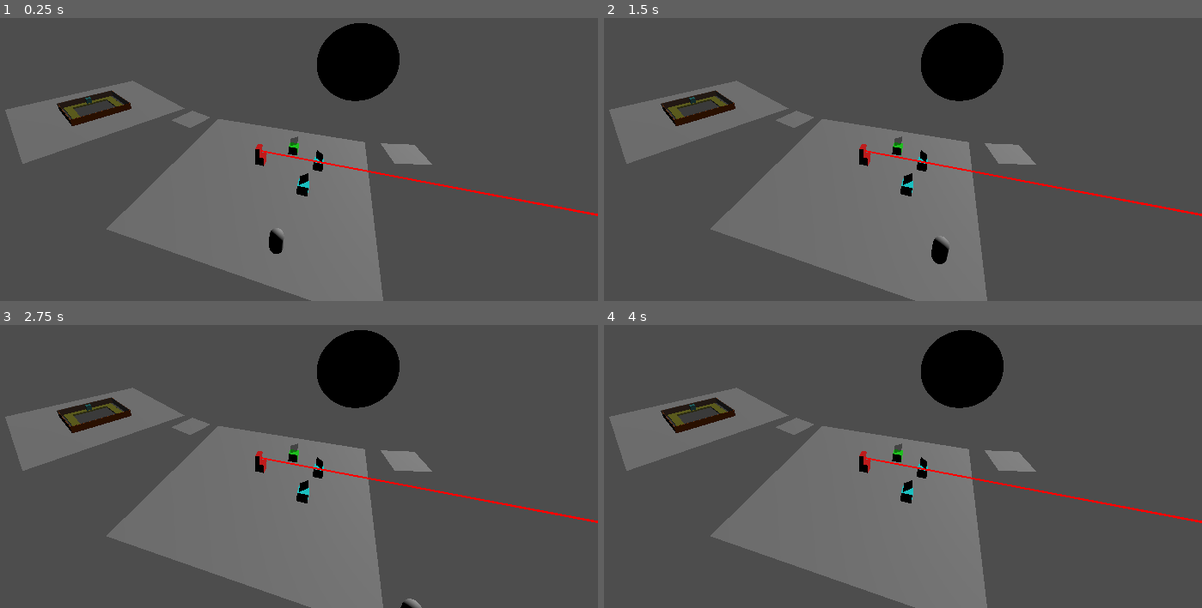
Above: before the commit, frames 1-4 (two rows, left to right).
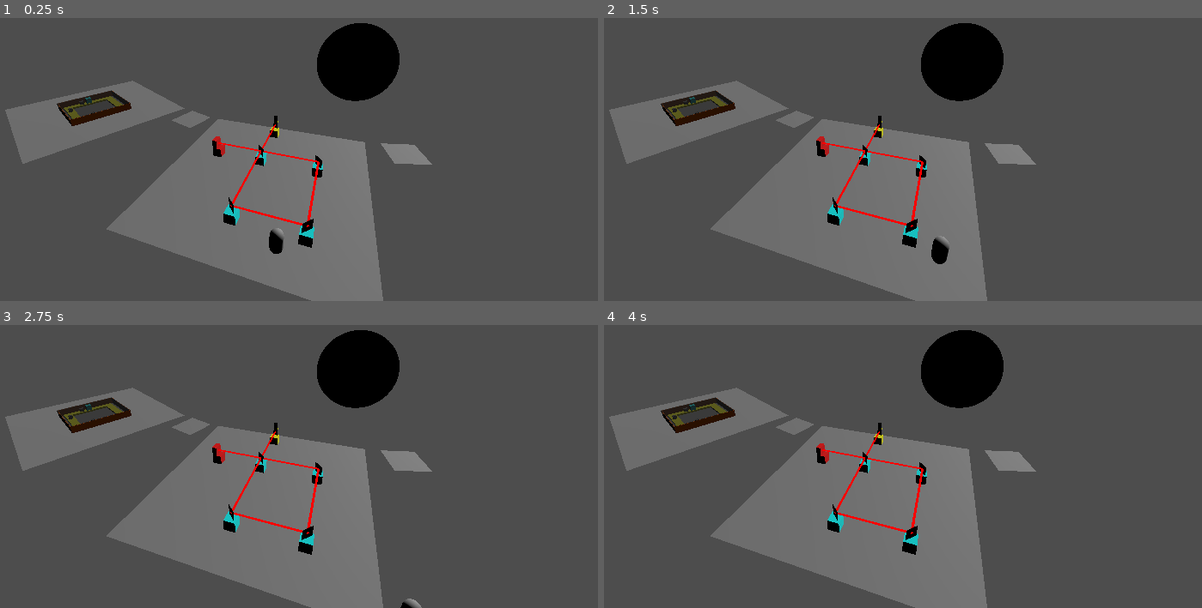
Above: after the commit, the same moments.

Repository: GreggSchaffter/gwj69project
Game: Godot game, scene res://scenes/game_world.tscn
Two runs of this game, one before a commit and one after it. Both use one fixed random seed, a clock stepped at 60 frames per second and the inputs below.
Inputs:
- Up to frame 1 (0.25 s): no input
- Up to frame 2 (1.5 s): hold D (right) 0.53-1.28 s; hold E (interact) 0.53-1.28 s; tap Space (jump) at 0.77 s; hold S (down) from 1.28 s (still down); tap E (interact) at 1.35 s
- Up to frame 3 (2.75 s): tap Space (jump) at 1.52 s; release S (down) at 2.03 s; hold D (right) from 2.03 s (still down); hold E (interact) from 2.03 s (still down)
- Up to frame 4 (4 s): release D (right) at 2.78 s; release E (interact) at 2.78 s; hold W (up) 2.78-3.53 s; tap E (interact) at 2.85 s; tap Space (jump) at 3.02, 3.77 s; hold A (left) from 3.53 s (still down); hold E (interact) from 3.53 s (still down)

The runs differ from the first frame. In frame 1, 1.6% of the frame differs, in the area x 11-100%, y 29-82%; in frame 2, 1.6%; in frame 3, 1.6%; in frame 4, 1.6%.

Commit message:
Added rubble

Diff:
--- a/puzzles/laser puzzle/laser_room.tscn
+++ b/puzzles/laser puzzle/laser_room.tscn
@@ -3,7 +3,7 @@
 [ext_resource type="Script" path="res://scripts/CameraActivator.gd" id="1_1x0yd"]
 [ext_resource type="PackedScene" uid="uid://cqn50q2w5e3dg" path="res://puzzles/laser puzzle/objects/two_sided_mirror.tscn" id="2_t8dlx"]
 [ext_resource type="PackedScene" uid="uid://1ciovxvkhwjq" path="res://puzzles/laser puzzle/objects/laser_emitter.tscn" id="3_q0jic"]
-[ext_resource type="PackedScene" uid="uid://l03o0cg68xdw" path="res://puzzles/laser puzzle/objects/transparent_mirror.tscn" id="6_pto6v"]
+[ext_resource type="PackedScene" uid="uid://dmmff1wjutekn" path="res://puzzles/laser puzzle/objects/laser_catcher.tscn" id="3_vm3rs"]
 
 [sub_resource type="BoxShape3D" id="BoxShape3D_373ce"]
 size = Vector3(20, 0, 20)
@@ -39,16 +39,22 @@
 
 [node name="Blocks" type="Node3D" parent="."]
 
-[node name="TransparentMirror" parent="Blocks" instance=ExtResource("6_pto6v")]
-transform = Transform3D(1, 0, 0, 0, 1, 0, 0, 0, 1, 5, 0, 2)
+[node name="LaserEmitter" parent="Blocks" instance=ExtResource("3_q0jic")]
+transform = Transform3D(1, 0, 0, 0, 1, 0, 0, 0, 1, 2, 0, -6)
 
-[node name="LaserEmitter" parent="Blocks" instance=ExtResource("3_q0jic")]
-transform = Transform3D(1, 0, 0, 0, 1, 0, 0, 0, 1, 2, 0, -1)
+[node name="LaserCatcher" parent="Blocks/LaserEmitter" instance=ExtResource("3_vm3rs")]
+transform = Transform3D(-4.37114e-08, 0, -1, 0, 1, 0, 1, 0, -4.37114e-08, 6, 0, 5)
 
 [node name="TwoSidedMirror" parent="Blocks" instance=ExtResource("2_t8dlx")]
-transform = Transform3D(1, 0, 0, 0, 1, 0, 0, 0, 1, -1, 0, 4)
+transform = Transform3D(1, 0, 0, 0, 1, 0, 0, 0, 1, -6, 0, 5)
 
 [node name="TwoSidedMirror2" parent="Blocks" instance=ExtResource("2_t8dlx")]
-transform = Transform3D(-4.37114e-08, 0, -1, 0, 1, 0, 1, 0, -4.37114e-08, 3, 0, 5)
+transform = Transform3D(-4.37114e-08, 0, -1, 0, 1, 0, 1, 0, -4.37114e-08, 2, 0, -1)
+
+[node name="TwoSidedMirror4" parent="Blocks" instance=ExtResource("2_t8dlx")]
+transform = Transform3D(-4.37114e-08, 0, -1, 0, 1, 0, 1, 0, -4.37114e-08, 2, 0, 5)
+
+[node name="TwoSidedMirror3" parent="Blocks" instance=ExtResource("2_t8dlx")]
+transform = Transform3D(-4.37114e-08, 0, -1, 0, 1, 0, 1, 0, -4.37114e-08, -6, 0, -1)
 
 [connection signal="body_entered" from="CameraActivator" to="CameraActivator" method="_on_body_entered"]
--- a/puzzles/oxygen puzzle/oxygen puzzle.tscn
+++ b/puzzles/oxygen puzzle/oxygen puzzle.tscn
@@ -31,6 +31,7 @@
 
 [node name="Segment" parent="Segments" instance=ExtResource("1_wyocr")]
 transform = Transform3D(1, 0, 0, 0, 1, 0, 0, 0, 1, -1, 0, -3)
+rubbled = true
 
 [node name="Segment7" parent="Segments" instance=ExtResource("1_wyocr")]
 transform = Transform3D(1, 0, 0, 0, 1, 0, 0, 0, 1, -2, 0, -3)
@@ -43,6 +44,7 @@
 
 [node name="Segment22" parent="Segments" instance=ExtResource("1_wyocr")]
 transform = Transform3D(1, 0, 0, 0, 1, 0, 0, 0, 1, -3, 0, -1)
+rubbled = true
 
 [node name="Segment9" parent="Segments" instance=ExtResource("1_wyocr")]
 transform = Transform3D(1, 0, 0, 0, 1, 0, 0, 0, 1, -3, 0, 0)
@@ -61,6 +63,7 @@
 
 [node name="Segment14" parent="Segments" instance=ExtResource("1_wyocr")]
 transform = Transform3D(1, 0, 0, 0, 1, 0, 0, 0, 1, -1, 0, 3)
+rubbled = true
 
 [node name="Segment15" parent="Segments" instance=ExtResource("1_wyocr")]
 transform = Transform3D(1, 0, 0, 0, 1, 0, 0, 0, 1, 0, 0, 3)
--- a/puzzles/oxygen puzzle/robot.gd
+++ b/puzzles/oxygen puzzle/robot.gd
@@ -29,6 +29,7 @@
 		if going_to.distance_to(segment.position) < step_size / 2:
 			really_going = !segment.traveled
 			going_to = segment.position
+			segment.rubbled = false;
 
 	if really_going:
 		for segment in segments_folder.get_children():
--- a/puzzles/oxygen puzzle/segment.gd
+++ b/puzzles/oxygen puzzle/segment.gd
@@ -1,11 +1,15 @@
+@tool
 extends Node3D
 
 @export var untraveled_material: StandardMaterial3D
 @export var traveled_material: StandardMaterial3D
 
 @onready var mesh_instance_3d = $MeshInstance3D
+@onready var rubble = $Rubble
 
 var traveled = false : set = travel
+
+@export var rubbled = false : set = set_rubble
 
 func travel(new_traveled):
 	if new_traveled:
@@ -15,6 +19,9 @@
 
 	traveled = new_traveled
 
+func set_rubble(new):
+	$Rubble.visible = new
+	rubbled = new
+
 func _ready():
-	#mesh_instance_3d.mesh = mesh_instance_3d.mesh.duplicate()
 	traveled = false
--- a/puzzles/oxygen puzzle/segment.tscn
+++ b/puzzles/oxygen puzzle/segment.tscn
@@ -15,6 +15,13 @@
 material = SubResource("StandardMaterial3D_y3pu3")
 size = Vector3(1, 0.25, 1)
 
+[sub_resource type="StandardMaterial3D" id="StandardMaterial3D_g8w18"]
+albedo_color = Color(0.4, 0.4, 0.4, 1)
+
+[sub_resource type="BoxMesh" id="BoxMesh_q7jma"]
+material = SubResource("StandardMaterial3D_g8w18")
+size = Vector3(0.5, 0.5, 0.5)
+
 [node name="Segment" type="Node3D"]
 script = ExtResource("1_ji3gs")
 untraveled_material = SubResource("StandardMaterial3D_us830")
@@ -24,3 +31,11 @@
 transform = Transform3D(1, 0, 0, 0, 1, 0, 0, 0, 1, 0, 0.125, 0)
 mesh = SubResource("BoxMesh_0ayhv")
 skeleton = NodePath("../..")
+
+[node name="Rubble" type="Node3D" parent="."]
+transform = Transform3D(1, 0, 0, 0, 1, 0, 0, 0, 1, 0, 0.25, 0)
+visible = false
+
+[node name="MeshInstance3D" type="MeshInstance3D" parent="Rubble"]
+transform = Transform3D(1, 0, 0, 0, 1, 0, 0, 0, 1, 0, 0.25, 0)
+mesh = SubResource("BoxMesh_q7jma")
Not shown: 1 places in puzzles/oxygen puzzle/segment.tscn that only renumber resources
